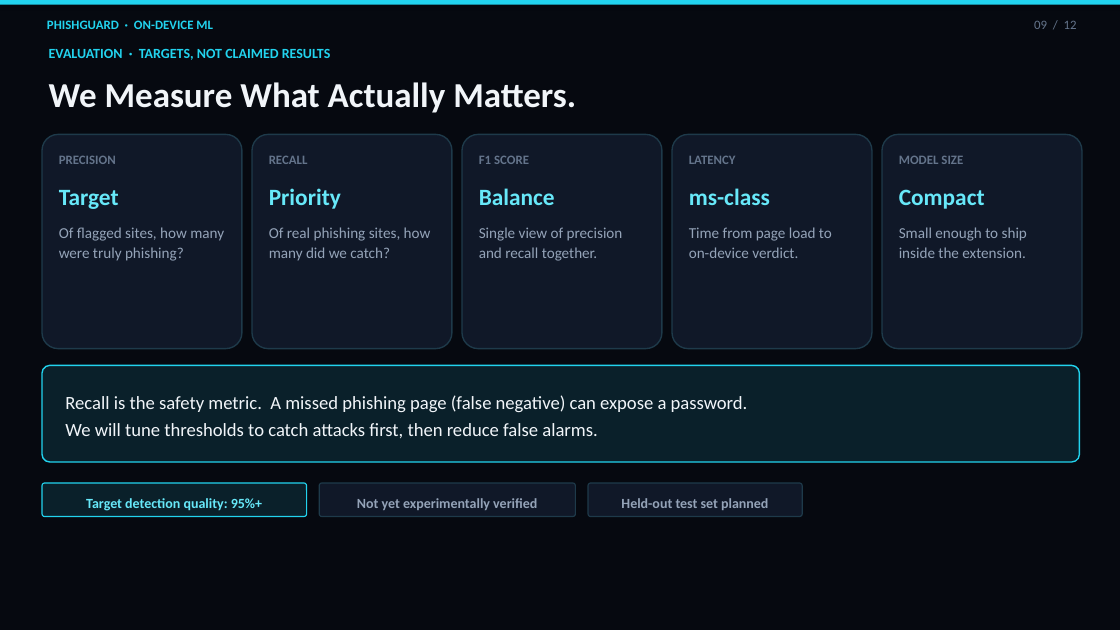
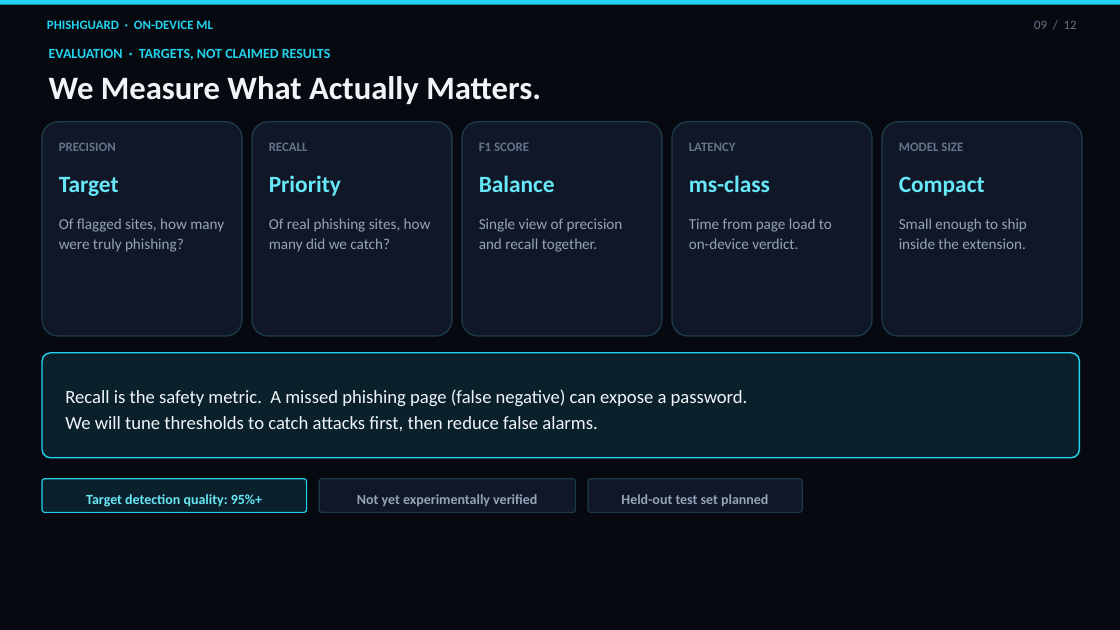
Before and after one commit to sachin20072909/Arduino-learning-journey.., a slide deck: slide 9 of presentation/PhishGuard-Hackathon-Pitch.pptx. Drawn at 1120x630 pixels with LibreOffice and Linux fonts; fonts in the diff are those of the drawing. Boxes give left, top, right and bottom in pixels: in the first picture for what was removed or moved away, otherwise in the second. Text is boxed around its words. In the diff, an @@ line names an element or a change of style, - is before the commit and + after.

Commit message:
Add cinematic visuals to the PhishGuard pitch deck
Generated cybersecurity images for title, problem, product,
privacy, ML, signals, dataset, and closing slides so the
PPTX is more pitch-ready for upload.

```diff
--- a/presentation/PhishGuard-Hackathon-Pitch.pptx
+++ b/presentation/PhishGuard-Hackathon-Pitch.pptx
@@ text "We Measure What Actually Matters." at (49, 76, 541, 104): size 30 to 28 pt @@
@@ 10 texts, 5 rounded rectangles: place and size @@
-10 texts, 5 rounded rectangles at (42, 134, 1082, 349)
+10 texts, 5 rounded rectangles at (42, 122, 1082, 336)
@@ 5 texts: place and size @@
-5 texts at (59, 156, 963, 164)
+5 texts at (59, 143, 963, 151)
@@ rounded rectangle: place and size @@
-rounded rectangle at (42, 365, 1080, 462)
+rounded rectangle at (42, 353, 1080, 458)
@@ text "Recall is the safety metric. ...": place and size @@
-text "Recall is the safety metric. ..." at (65, 395, 748, 438)
+text "Recall is the safety metric. ..." at (65, 389, 748, 431)
@@ 3 texts, 3 rounded rectangles: place and size @@
-3 texts, 3 rounded rectangles at (42, 483, 802, 517)
+3 texts, 3 rounded rectangles at (42, 479, 802, 513)
```
Also in this commit, not shown: 11 other slides changed, 9 other files.
